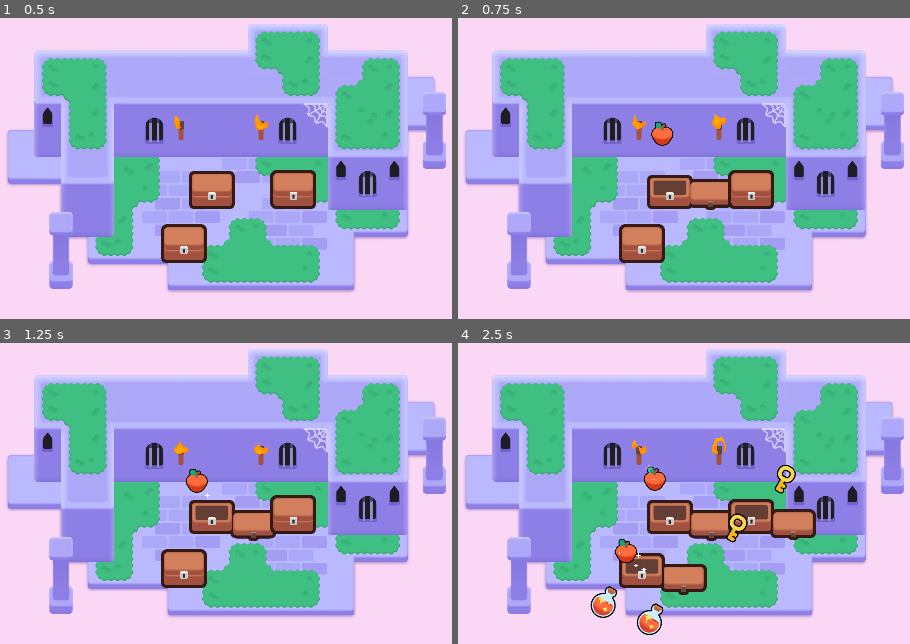
Above: before the commit, frames 1-4 (two rows, left to right).
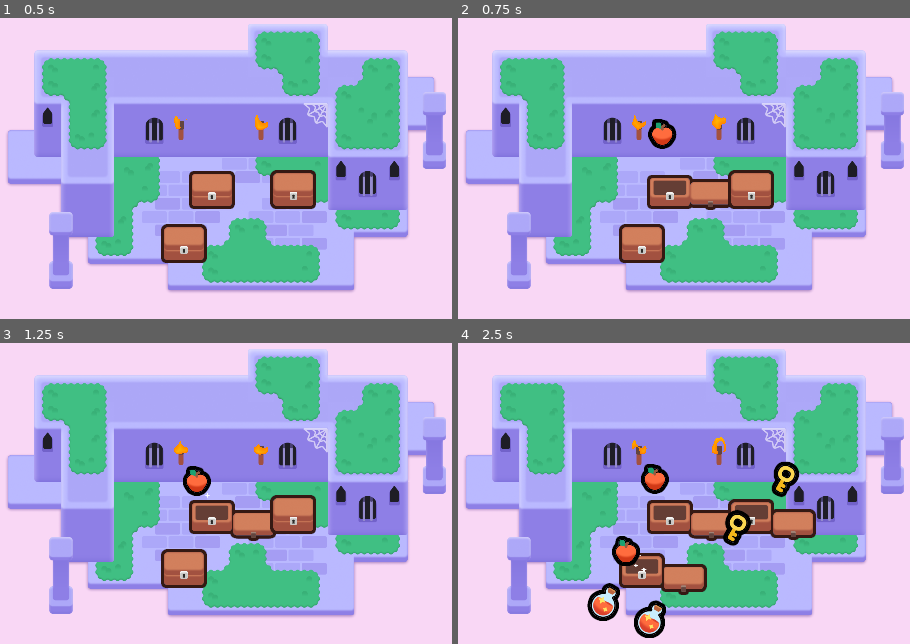
Above: after the commit, the same moments.

Repository: jonathanngkh/gdquest-jon
Game: Godot game, scene res://lessons/mini_dungeon.tscn
Two runs of this game, one before a commit and one after it. Both use one fixed random seed, a clock stepped at 60 frames per second and the inputs below.
Inputs (mouse positions are in pixels of both pictures, inside the frame that each line leads up to):
- Up to frame 1 (0.5 s): no input
- Up to frame 2 (0.75 s): tap Enter at 0.5 s; move the mouse to (670, 189) at 0.52 s; press the mouse at (670, 189) at 0.53 s; hold D (move_right) from 0.53 s (still down)
- Up to frame 3 (1.25 s): keep holding D (move_right); tap Space at 0.77 s
- Up to frame 4 (2.5 s): move the mouse to (643, 568) at 1.27 s; release D (move_right) at 1.28 s; release the mouse at (643, 568) at 1.28 s; hold S (move_down) 1.28-2.03 s; right-click (643, 568) at 1.35 s; click (643, 568) at 1.42 s; tap Space at 1.52 s; move the mouse to (751, 514) at 2.02 s; hold D (move_right) from 2.03 s (still down); tap Z at 2.1 s; click (751, 514) at 2.17 s

Frame 1 is identical in both runs. In frame 2, 0.2% of the frame differs, in the area x 42-49%, y 33-44%; in frame 3, 0.2%; in frame 4, 1.6%, in the area x 28-76%, y 39-99%.

Commit message:
Module 6 experimentation with tweens and toggling flames and consuming items

Diff:
--- a/M06.looting_workbook/assets/torch/torch.gd
+++ b/M06.looting_workbook/assets/torch/torch.gd
@@ -1,7 +1,27 @@
-extends Node2D
+extends Area2D
 
 @onready var flame: Sprite2D = $Flame
 
 func _ready() -> void:
 	# This parameter of the shader material gives each flame a slightly different look and randomized animation.
 	flame.material.set("shader_parameter/offset", global_position * 0.1)
+
+
+func _input_event(viewport: Viewport, event: InputEvent, shape_idx: int) -> void:
+	var event_is_mouse_click: bool = (
+		event is InputEventMouseButton and
+		event.button_index == MOUSE_BUTTON_LEFT and
+		event.is_pressed()
+	)
+	if event_is_mouse_click:
+		var tween = create_tween()
+		if $Flame.visible:
+			tween.tween_property($Flame, "scale", Vector2(0.0, 0.0), 0.2)
+			tween.finished.connect(toggle_flame_visibility)
+		else:
+			tween.tween_property($Flame, "scale", Vector2(0.28, 0.28), 0.2)
+			toggle_flame_visibility()
+		tween.play()
+
+func toggle_flame_visibility():
+		$Flame.visible = not $Flame.visible
--- a/M06.looting_workbook/assets/torch/torch.tscn
+++ b/M06.looting_workbook/assets/torch/torch.tscn
@@ -28,7 +28,10 @@
 shader_parameter/noise_sampler = SubResource("NoiseTexture2D_1dd3t")
 shader_parameter/flame_gradient = SubResource("GradientTexture1D_cnwig")
 
-[node name="Torch" type="Node2D"]
+[sub_resource type="CircleShape2D" id="CircleShape2D_2o5c6"]
+radius = 67.859
+
+[node name="Torch" type="Area2D"]
 script = ExtResource("1_8rman")
 
 [node name="TorchBody" type="Sprite2D" parent="."]
@@ -40,3 +43,8 @@
 position = Vector2(0, -30)
 scale = Vector2(0.28038, 0.28038)
 texture = ExtResource("3_5oi5q")
+
+[node name="CollisionShape2D" type="CollisionShape2D" parent="."]
+position = Vector2(-3.55271e-15, -19)
+scale = Vector2(0.28038, 0.28038)
+shape = SubResource("CircleShape2D_2o5c6")
--- a/M06.looting_workbook/lessons/items/apple.tscn
+++ b/M06.looting_workbook/lessons/items/apple.tscn
@@ -1,11 +1,18 @@
-[gd_scene load_steps=5 format=3 uid="uid://0i1g0cunmseb"]
+[gd_scene load_steps=7 format=3 uid="uid://0i1g0cunmseb"]
 
 [ext_resource type="Script" path="res://lessons/items/item.gd" id="1_xf7tg"]
 [ext_resource type="Texture2D" uid="uid://bayg35bajtsiq" path="res://lessons/items/apple.png" id="2_47kmu"]
 [ext_resource type="PackedScene" uid="uid://bdooawbxdlh2s" path="res://assets/sparks_particles.tscn" id="3_0inye"]
+[ext_resource type="Shader" path="res://lessons/chest/group_outline.gdshader" id="3_7ni6r"]
 
 [sub_resource type="CircleShape2D" id="CircleShape2D_63pc6"]
 radius = 25.0
+
+[sub_resource type="ShaderMaterial" id="ShaderMaterial_6phik"]
+shader = ExtResource("3_7ni6r")
+shader_parameter/line_color = Color(0, 0, 0, 1)
+shader_parameter/line_thickness = 3.0
+shader_parameter/viewport_scale = Vector2(1, 1)
 
 [node name="Apple" type="Area2D" groups=["gem"]]
 collision_layer = 2
@@ -15,9 +22,12 @@
 position = Vector2(0, -4)
 shape = SubResource("CircleShape2D_63pc6")
 
-[node name="Sprite2D" type="Sprite2D" parent="."]
+[node name="Sparks" parent="." instance=ExtResource("3_0inye")]
+
+[node name="CanvasGroup" type="CanvasGroup" parent="."]
+material = SubResource("ShaderMaterial_6phik")
+
+[node name="Sprite2D" type="Sprite2D" parent="CanvasGroup"]
 position = Vector2(0, -8)
 scale = Vector2(0.729167, 0.729167)
 texture = ExtResource("2_47kmu")
-
-[node name="Sparks" parent="." instance=ExtResource("3_0inye")]
--- a/M06.looting_workbook/lessons/items/item.gd
+++ b/M06.looting_workbook/lessons/items/item.gd
@@ -1,8 +1,12 @@
 # Script for pickable items. We don't use inheritance here, just composition: an item is any Area2D scene with a child sprite and this script attached. See gem.tscn and health_pack.tscn.
 extends Area2D
 
+@onready var canvas_group: CanvasGroup = $CanvasGroup
+
 
 func _ready() -> void:
+	mouse_entered.connect(_on_mouse_entered)
+	mouse_exited.connect(_on_mouse_exited)
 	play_floating_animation()
 
 
@@ -11,9 +15,44 @@
 	tween.set_loops()
 	tween.set_trans(Tween.TRANS_SINE)
 
-	var sprite_2d := get_node("Sprite2D")
+	var sprite_2d := $CanvasGroup/Sprite2D
 	var position_offset := Vector2(0.0, 4.0)
 	var duration = randf_range(0.8, 1.2)
 	sprite_2d.position = -1.0 * position_offset
 	tween.tween_property(sprite_2d, "position", position_offset, duration)
 	tween.tween_property(sprite_2d, "position",  -1.0 * position_offset, duration)
+
+
+func _input_event(viewport: Viewport, event: InputEvent, shape_idx: int) -> void:
+	var event_is_LMB_clicked: bool = (
+		event is InputEventMouseButton and
+		event.button_index == MOUSE_BUTTON_LEFT and
+		event.is_pressed()
+	)
+	if event_is_LMB_clicked:
+		var tween := create_tween()
+		tween.tween_property(self, "scale", Vector2(0.0, 0.0), 0.08)
+		tween.finished.connect(queue_free)
+		tween.play()
+
+
+func _on_mouse_entered() -> void:
+	print("entered")
+	var tween = create_tween()
+	var from_thickness := 3.0
+	var to_thickness := 6.0
+	var tween_duration := 0.08
+	#if not is_open:
+	tween.tween_method(set_outline_thickness, from_thickness, to_thickness, tween_duration)
+
+
+func _on_mouse_exited() -> void:
+	var tween = create_tween()
+	var from_thickness := 6.0
+	var to_thickness := 3.0
+	var tween_duration := 0.07
+	#if not is_open:
+	tween.tween_method(set_outline_thickness, from_thickness, to_thickness, tween_duration)
+
+func set_outline_thickness(new_thickness: float) -> void:
+	canvas_group.material.set_shader_parameter("line_thickness", new_thickness)
--- a/M06.looting_workbook/lessons/items/key.tscn
+++ b/M06.looting_workbook/lessons/items/key.tscn
@@ -1,20 +1,30 @@
-[gd_scene load_steps=5 format=3 uid="uid://ctqyr0ufyoktk"]
+[gd_scene load_steps=7 format=3 uid="uid://ctqyr0ufyoktk"]
 
 [ext_resource type="Script" path="res://lessons/items/item.gd" id="1_ahuk5"]
 [ext_resource type="Texture2D" uid="uid://cncnriir6hyt1" path="res://lessons/items/key.png" id="2_3sght"]
 [ext_resource type="PackedScene" uid="uid://bdooawbxdlh2s" path="res://assets/sparks_particles.tscn" id="3_jeltk"]
+[ext_resource type="Shader" path="res://lessons/chest/group_outline.gdshader" id="3_s4vae"]
 
 [sub_resource type="CircleShape2D" id="CircleShape2D_2nj2t"]
 radius = 34.0147
+
+[sub_resource type="ShaderMaterial" id="ShaderMaterial_cfiu4"]
+shader = ExtResource("3_s4vae")
+shader_parameter/line_color = Color(0, 0, 0, 1)
+shader_parameter/line_thickness = 3.0
+shader_parameter/viewport_scale = Vector2(1, 1)
 
 [node name="Key" type="Area2D" groups=["healing_item"]]
 collision_layer = 2
 script = ExtResource("1_ahuk5")
 
-[node name="Sprite2D" type="Sprite2D" parent="."]
-texture = ExtResource("2_3sght")
-
 [node name="CollisionShape2D" type="CollisionShape2D" parent="."]
 shape = SubResource("CircleShape2D_2nj2t")
 
 [node name="Sparks" parent="." instance=ExtResource("3_jeltk")]
+
+[node name="CanvasGroup" type="CanvasGroup" parent="."]
+material = SubResource("ShaderMaterial_cfiu4")
+
+[node name="Sprite2D" type="Sprite2D" parent="CanvasGroup"]
+texture = ExtResource("2_3sght")
--- a/M06.looting_workbook/lessons/items/potion.tscn
+++ b/M06.looting_workbook/lessons/items/potion.tscn
@@ -1,20 +1,30 @@
-[gd_scene load_steps=5 format=3 uid="uid://hdxqgspfcaur"]
+[gd_scene load_steps=7 format=3 uid="uid://hdxqgspfcaur"]
 
 [ext_resource type="Script" path="res://lessons/items/item.gd" id="1_5x01y"]
 [ext_resource type="Texture2D" uid="uid://bsiupn6cle8sm" path="res://lessons/items/potion.png" id="2_0nssc"]
+[ext_resource type="Shader" path="res://lessons/chest/group_outline.gdshader" id="3_i21qb"]
 [ext_resource type="PackedScene" uid="uid://bdooawbxdlh2s" path="res://assets/sparks_particles.tscn" id="3_pb56s"]
 
 [sub_resource type="CircleShape2D" id="CircleShape2D_2nj2t"]
 radius = 34.0147
 
+[sub_resource type="ShaderMaterial" id="ShaderMaterial_t0krb"]
+shader = ExtResource("3_i21qb")
+shader_parameter/line_color = Color(0, 0, 0, 1)
+shader_parameter/line_thickness = 3.0
+shader_parameter/viewport_scale = Vector2(1, 1)
+
 [node name="Potion" type="Area2D" groups=["healing_item"]]
 collision_layer = 2
 script = ExtResource("1_5x01y")
-
-[node name="Sprite2D" type="Sprite2D" parent="."]
-texture = ExtResource("2_0nssc")
 
 [node name="CollisionShape2D" type="CollisionShape2D" parent="."]
 shape = SubResource("CircleShape2D_2nj2t")
 
 [node name="Sparks" parent="." instance=ExtResource("3_pb56s")]
+
+[node name="CanvasGroup" type="CanvasGroup" parent="."]
+material = SubResource("ShaderMaterial_t0krb")
+
+[node name="Sprite2D" type="Sprite2D" parent="CanvasGroup"]
+texture = ExtResource("2_0nssc")
Not shown: 1 places in M06.looting_workbook/assets/torch/torch.tscn that only renumber resources
